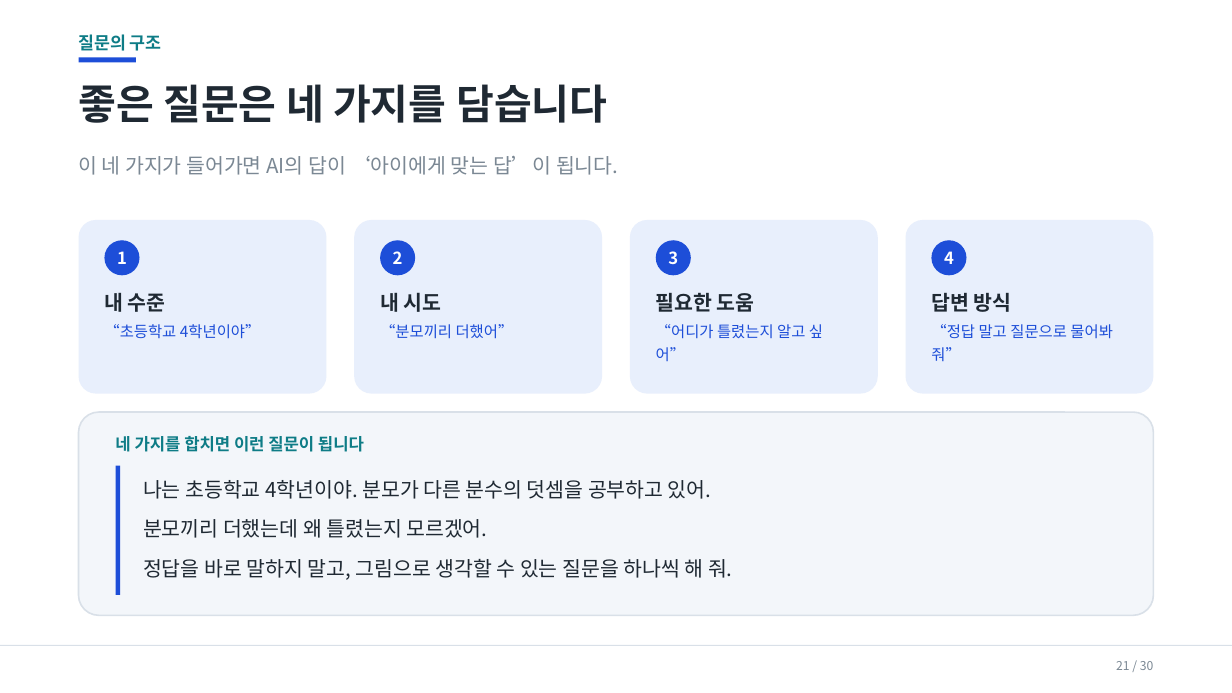
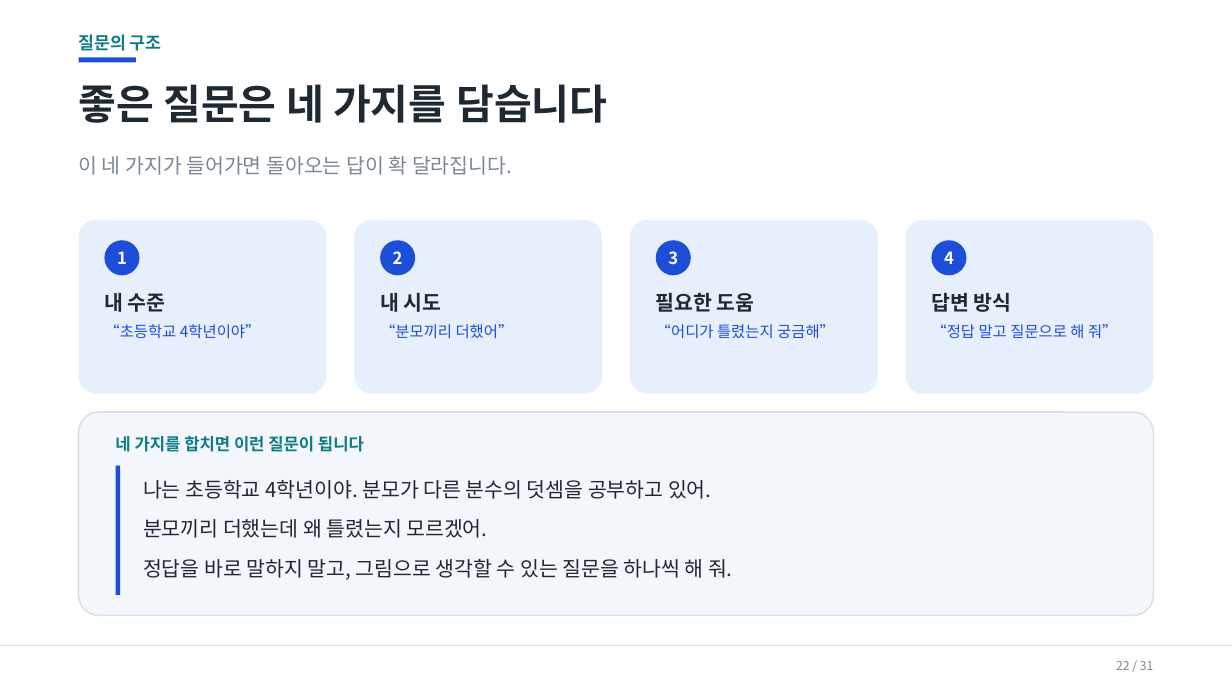
Before and after one commit to superynr/-, a slide deck: slide 22 of parent-ai-training/AI시대_학부모연수_20260917.pptx (slide 21 before the commit). Drawn at 1232x693 pixels with LibreOffice and Linux fonts; fonts in the diff are those of the drawing. Boxes give left, top, right and bottom in pixels: in the first picture for what was removed or moved away, otherwise in the second. Text is boxed around its words. In the diff, an @@ line names an element or a change of style, - is before the commit and + after.

```diff
--- a/parent-ai-training/AI시대_학부모연수_20260917.pptx
+++ b/parent-ai-training/AI시대_학부모연수_20260917.pptx
@@ text at <box>79,156,512,175</box>: text changed @@
-이 네 가지가 들어가면 AI의 답이 ‘아이에게 맞는 답’이 됩니다.
+이 네 가지가 들어가면 돌아오는 답이 확 달라집니다.
@@ text at <box>656,324,835,339</box>: text changed @@
-“어디가 틀렸는지 알고 싶어”
+“어디가 틀렸는지 궁금해”
@@ text at <box>931,324,1118,339</box>: text changed @@
-“정답 말고 질문으로 물어봐 줘”
+“정답 말고 질문으로 해 줘”
@@ text at <box>1116,661,1153,670</box>: text changed @@
-21 / 30
+22 / 31
```
Also in this commit, not shown: 29 other slides changed, 1 slide added, 7 other files.
